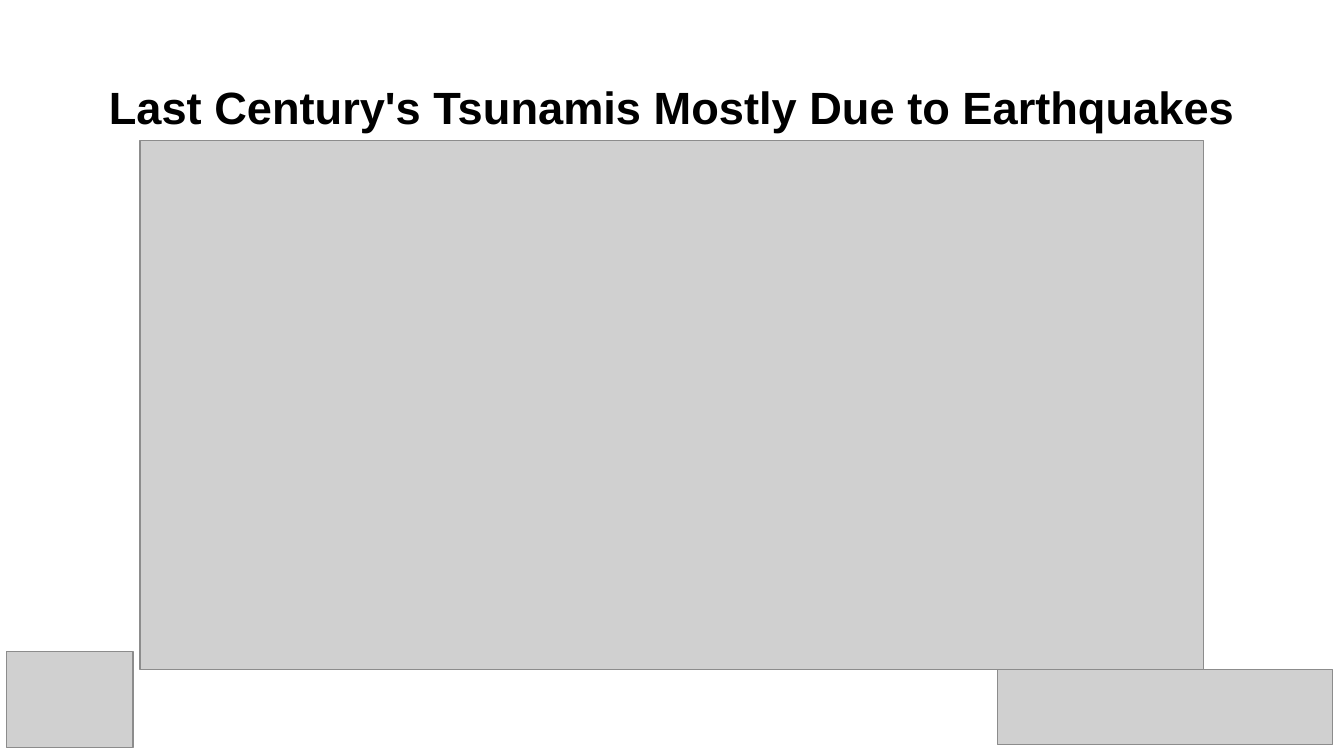
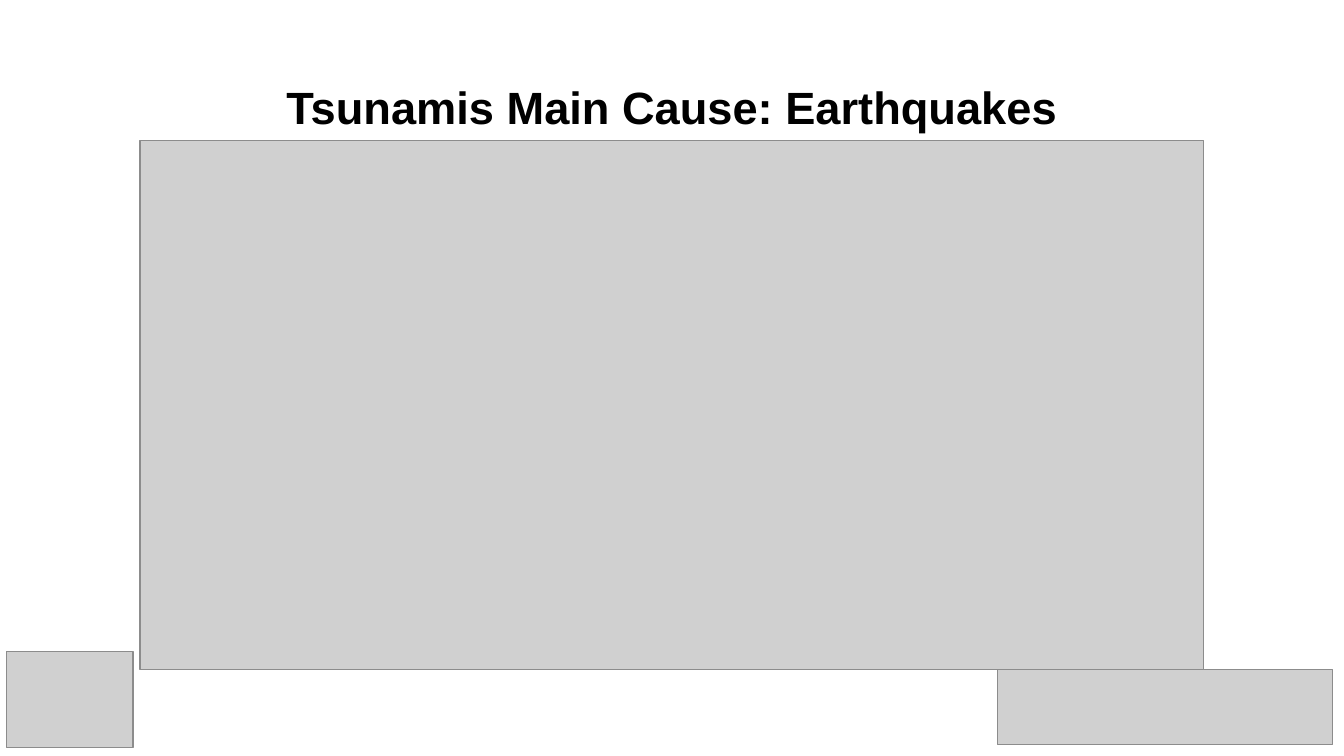
Before and after one commit to AmirAhanchian/Tsunami-Project-3-team5, a slide deck: slide 10 of Project 3-Team 5 Presentation.pptx. Drawn at 1344x756 pixels with LibreOffice and Linux fonts; fonts in the diff are those of the drawing; grey boxes stand for pictures. Boxes give left, top, right and bottom in pixels: in the first picture for what was removed or moved away, otherwise in the second. Text is boxed around its words. In the diff, an @@ line names an element or a change of style, - is before the commit and + after.

Commit message:
presentation final push

```diff
--- a/Project 3-Team 5 Presentation.pptx
+++ b/Project 3-Team 5 Presentation.pptx
@@ title at box(286, 91, 1056, 132): text changed @@
-Last Century's Tsunamis Mostly Due to Earthquakes
+Tsunamis Main Cause: Earthquakes
```
Also in this commit, not shown: 1 other slide changed.
